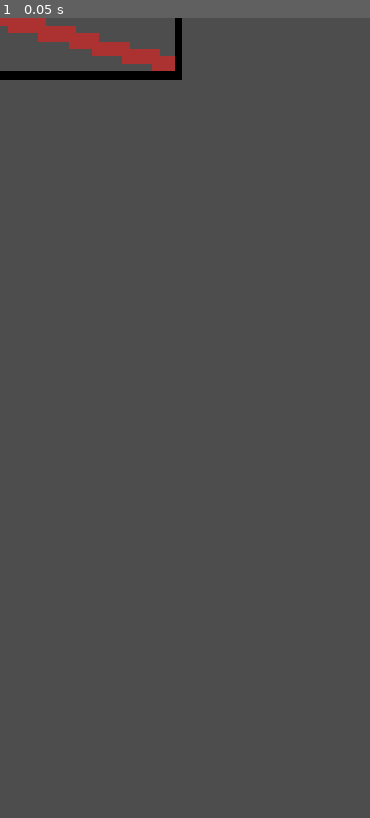
Above: before the commit, frame 1.
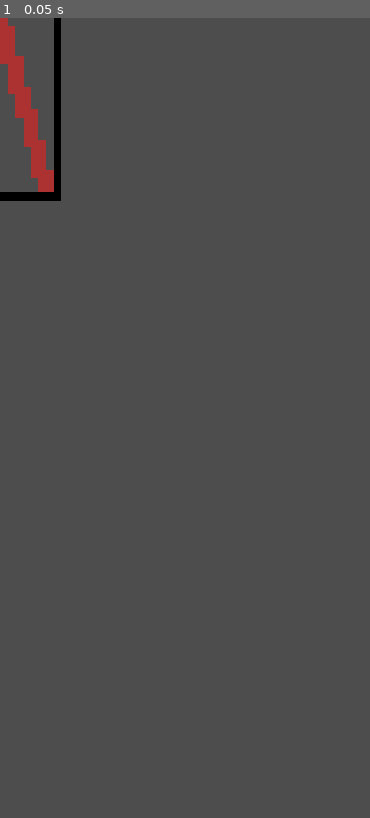
Above: after the commit, the same moment.

Repository: OmurMericArici/game_demo
Game: Godot game, scene res://scenes/obstacle_medium_vertical.tscn
Same seed, same stepped clock (60 frames per second), same inputs: the game is played once before the commit and once after it. This scene is started directly instead of the project's main scene.
Inputs:
- Up to frame 1 (0.05 s): no input

The runs differ from the first frame. In frame 1, 3.0% of the frame differs, in the area x 0-50%, y 0-23%.

Commit message:
Update obstacle_medium_vertical.tscn

Diff:
--- a/Godot Projects/mobil-oyun-beya/scenes/obstacle_medium_vertical.tscn
+++ b/Godot Projects/mobil-oyun-beya/scenes/obstacle_medium_vertical.tscn
@@ -1,15 +1,16 @@
 [gd_scene load_steps=3 format=3 uid="uid://dxyj5k34tsnay"]
 
-[ext_resource type="Texture2D" uid="uid://xs0m081pitmv" path="res://assets/place_holder_48x16.png" id="1_sqlec"]
+[ext_resource type="Texture2D" uid="uid://2ommfmmgoqb" path="res://assets/place_holder_16x48.png" id="1_sqlec"]
 
-[sub_resource type="WorldBoundaryShape2D" id="WorldBoundaryShape2D_ymodo"]
+[sub_resource type="RectangleShape2D" id="RectangleShape2D_ymodo"]
 
-[node name="Obstacle Medium Horizontal" type="StaticBody2D"]
+[node name="Obstacle Medium Vertical" type="StaticBody2D"]
 
 [node name="CollisionShape2D" type="CollisionShape2D" parent="."]
+rotation = 1.5708
 scale = Vector2(19, 6)
-shape = SubResource("WorldBoundaryShape2D_ymodo")
+shape = SubResource("RectangleShape2D_ymodo")
 
-[node name="PlaceHolder16x16" type="Sprite2D" parent="."]
+[node name="PlaceHolder16x48" type="Sprite2D" parent="."]
 scale = Vector2(8, 8)
 texture = ExtResource("1_sqlec")
